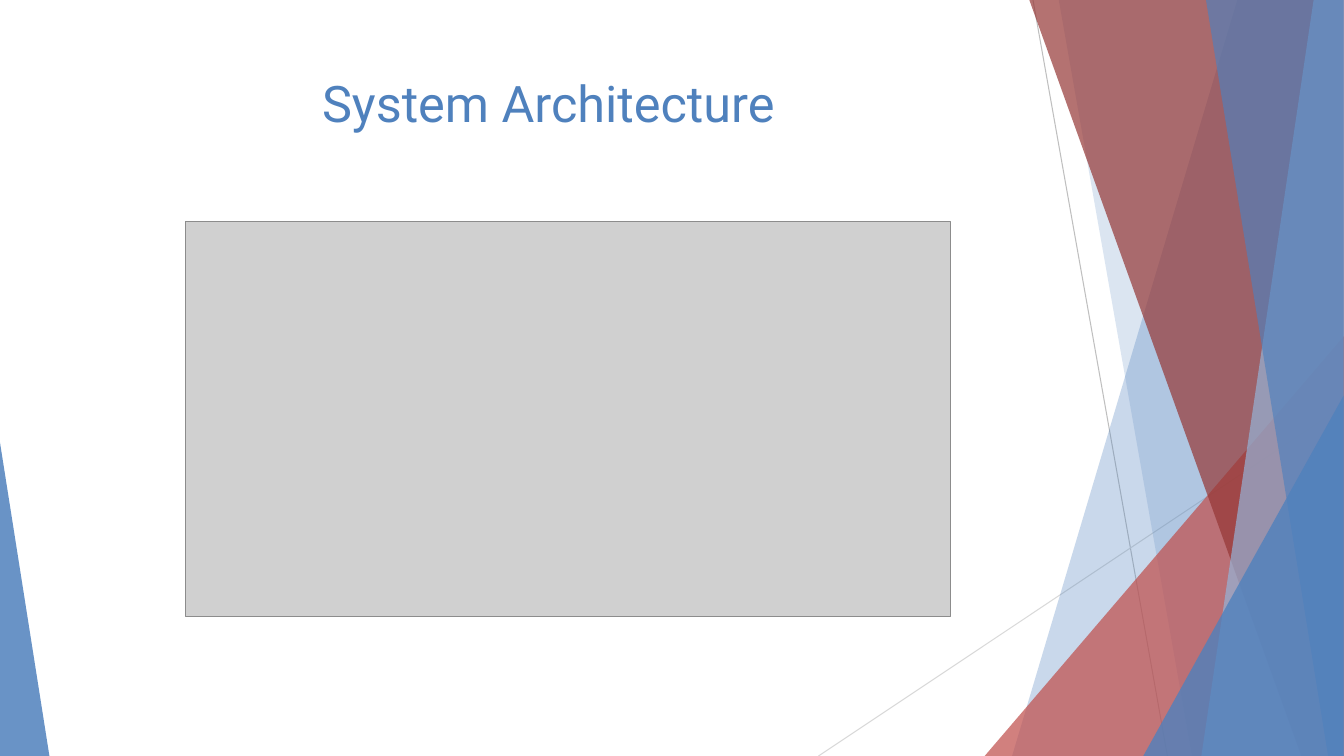
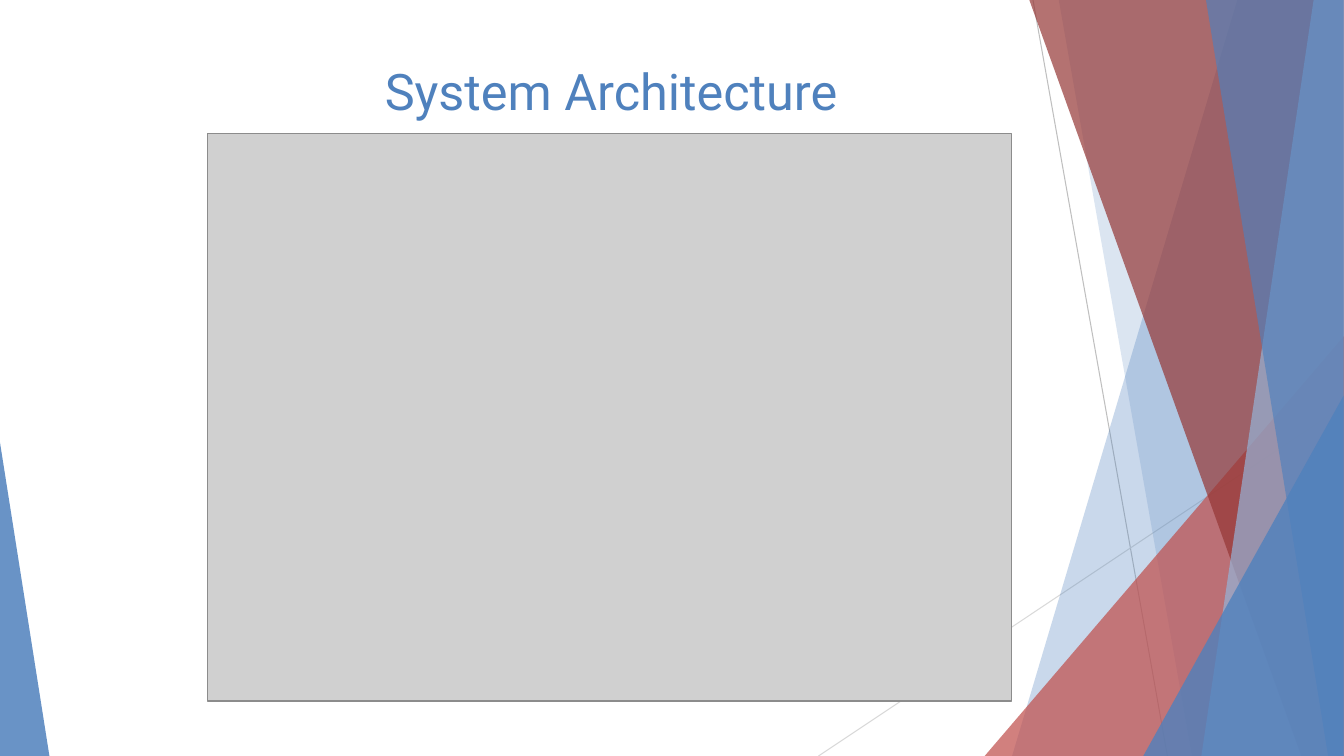
Before and after one commit to Adithyan2MS/S8-Project, a slide deck: slide 25 of Presentations/firstEval_notes.pptx. Drawn at 1344x756 pixels with LibreOffice and Linux fonts; fonts in the diff are those of the drawing; grey boxes stand for pictures. Boxes give left, top, right and bottom in pixels: in the first picture for what was removed or moved away, otherwise in the second. Text is boxed around its words. In the diff, an @@ line names an element or a change of style, - is before the commit and + after.

```diff
--- a/Presentations/firstEval_notes.pptx
+++ b/Presentations/firstEval_notes.pptx
@@ title "System Architecture": place and size @@
-title "System Architecture" at <box>322,84,775,133</box>
+title "System Architecture" at <box>385,72,837,121</box>
@@ picture: place and size @@
-picture at <box>186,222,951,617</box>
+picture at <box>208,134,1012,702</box>
```
Also in this commit, not shown: 4 other files.
